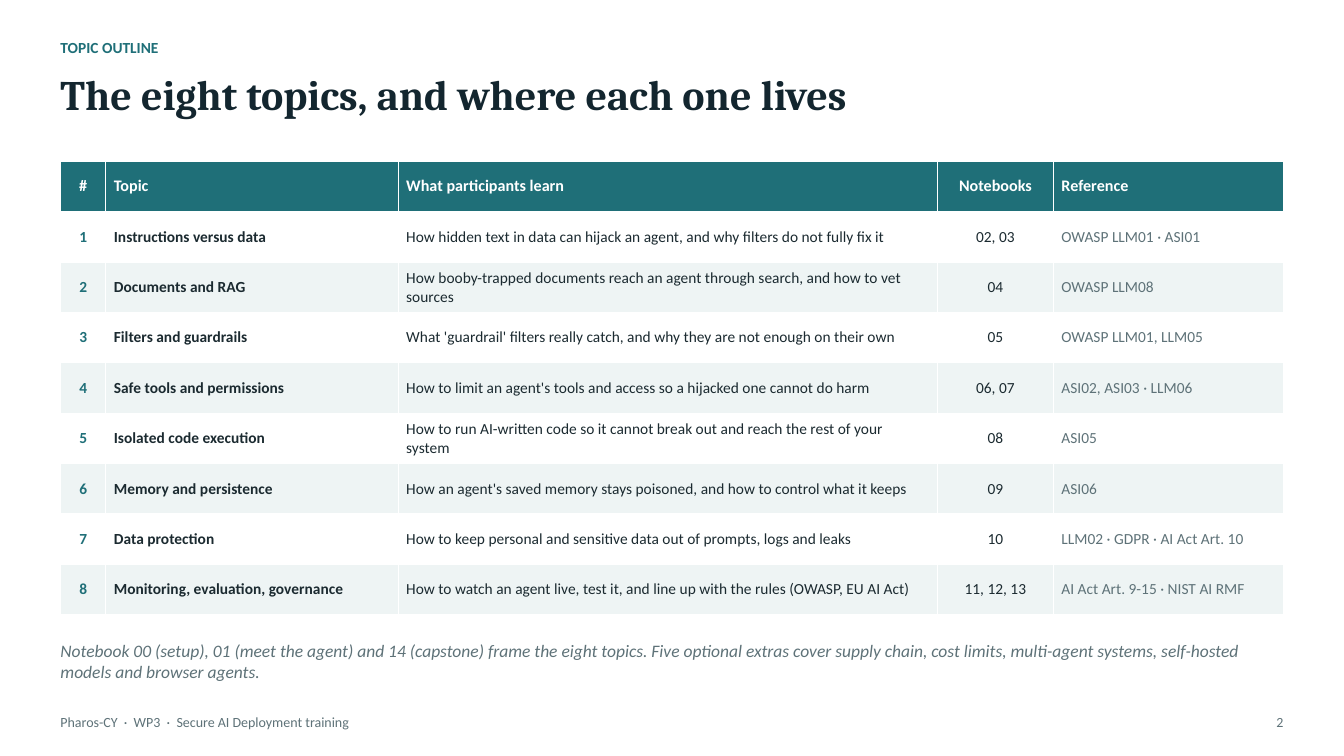
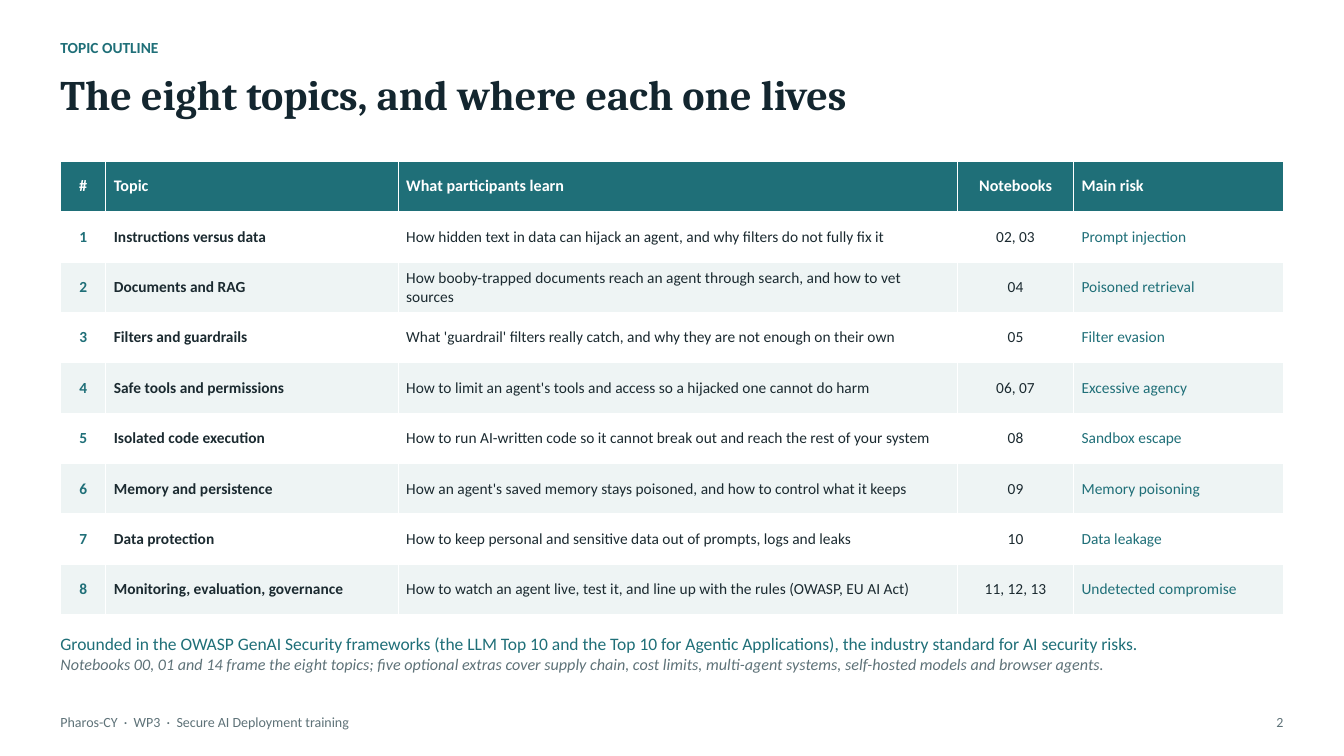
Before and after one commit to 1DZL0/research-notebook, a slide deck: slide 2 of 02-projects/pharos-cy-wp3-outline-short.pptx. Drawn at 1344x756 pixels with LibreOffice and Linux fonts; fonts in the diff are those of the drawing. Boxes give left, top, right and bottom in pixels: in the first picture for what was removed or moved away, otherwise in the second. Text is boxed around its words. In the diff, an @@ line names an element or a change of style, - is before the commit and + after.

```diff
--- a/02-projects/pharos-cy-wp3-outline-short.pptx
+++ b/02-projects/pharos-cy-wp3-outline-short.pptx
@@ table at [60,161,1284,615] @@
-row 1, column 5: Reference
+row 1, column 5: Main risk
-row 2, column 5: OWASP LLM01 · ASI01
+row 2, column 5: Prompt injection
-row 3, column 5: OWASP LLM08
+row 3, column 5: Poisoned retrieval
-row 4, column 5: OWASP LLM01, LLM05
+row 4, column 5: Filter evasion
-row 5, column 5: ASI02, ASI03 · LLM06
+row 5, column 5: Excessive agency
-row 6, column 5: ASI05
+row 6, column 5: Sandbox escape
-row 7, column 5: ASI06
+row 7, column 5: Memory poisoning
-row 8, column 5: LLM02 · GDPR · AI Act Art. 10
+row 8, column 5: Data leakage
-row 9, column 5: AI Act Art. 9-15 · NIST AI RMF
+row 9, column 5: Undetected compromise
@@ text at [60,637,1137,673]: text changed; size 12.5 to 11.5 pt @@
-Notebook 00 (setup), 01 (meet the agent) and 14 (capstone) frame the eight topics. Five optional extras cover supply chain, cost limits, multi-agent systems, self-hosted models and browser agents.
+Grounded in the OWASP GenAI Security frameworks (the LLM Top 10 and the Top 10 for Agentic Applications), the industry standard for AI security risks.
+Notebooks 00, 01 and 14 frame the eight topics; five optional extras cover supply chain, cost limits, multi-agent systems, self-hosted models and browser agents.
```
Also in this commit, not shown: 5 other slides changed, 1 slide added, 1 slide removed, 2 other files.
